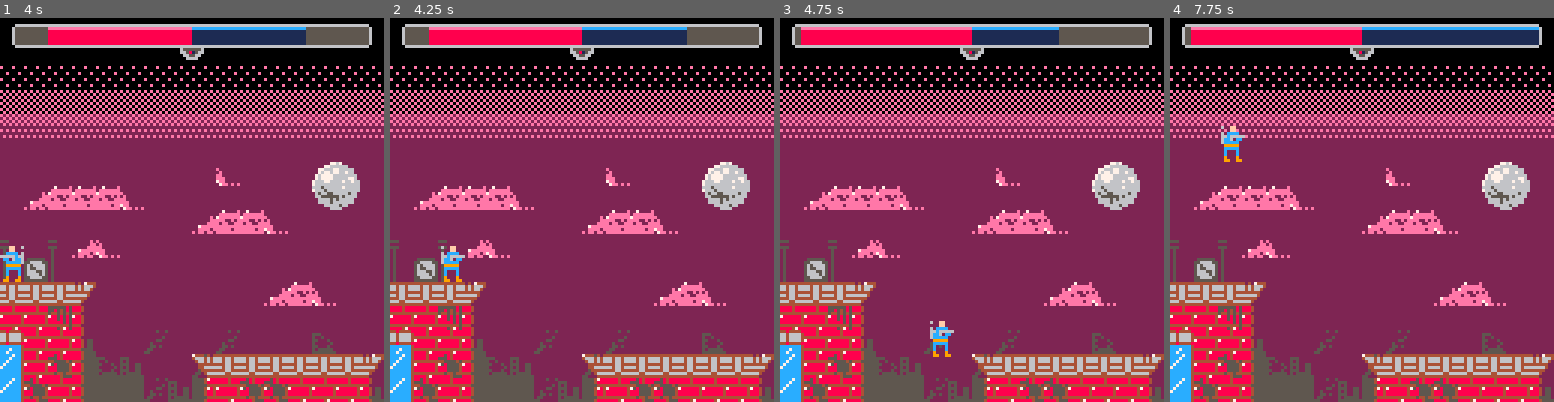
Above: before the commit, frames 1-4 (left to right).
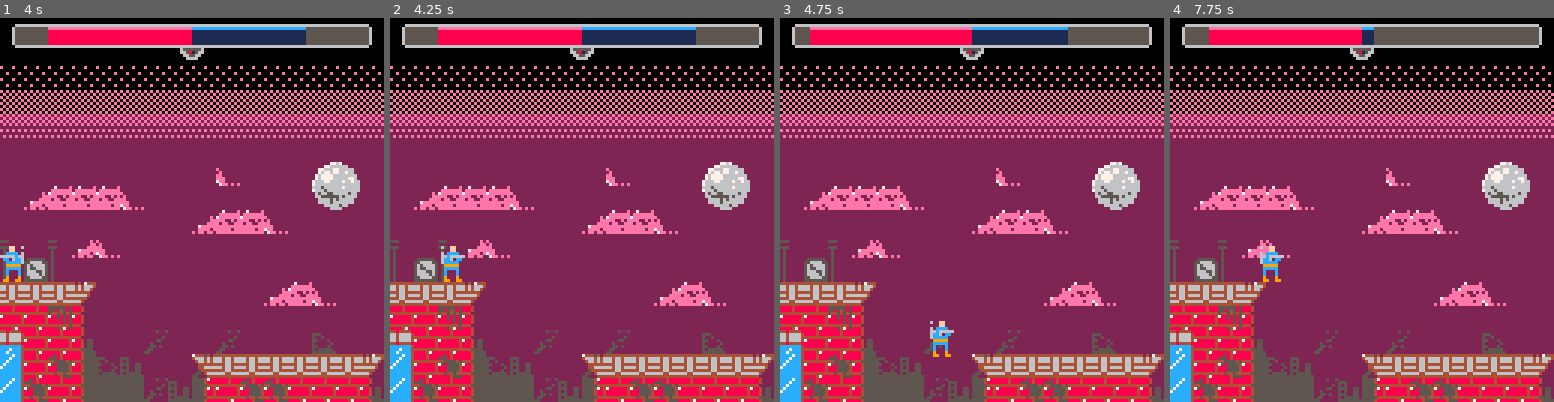
Above: after the commit, the same moments.

Repository: evanminto/ludum-dare-44
Game: PICO-8 cartridge ludum-dare-44.p8
The game is run twice, just before and just after one commit, with the same random seed, the same clock (stepped at 60 frames per second) and the same inputs.
Inputs:
- Up to frame 1 (4 s): tap X (X key) at 0.33, 1.07, 1.85, 2.97 s; tap O (Z key) at 0.7, 1.7, 2.1, 2.5, 2.9, 3.3, 3.7 s; hold Right 1.6-2.1 s; hold Up 2.15-2.42 s; hold Right 2.47-3.03 s; hold Left 3.08-3.58 s
- Up to frame 2 (4.25 s): hold Right from 4.02 s (still down); tap X (X key) at 4.08 s; tap O (Z key) at 4.1 s
- Up to frame 3 (4.75 s): tap O (Z key) at 4.5 s; release Right at 4.68 s; hold Up from 4.73 s (still down)
- Up to frame 4 (7.75 s): tap O (Z key) every 0.4 s from 4.9 to 7.7 s; release Up at 5.03 s; hold Left 5.08-5.68 s; tap X (X key) at 5.2, 6.32, 7.43 s; hold Right 6.08-6.58 s; hold Right 6.63-7.13 s; hold Up 7.18-7.45 s; hold Right from 7.5 s (still down)

Frame 1 is identical in both runs. In frame 2, 0.2% of the frame differs, in the area x 10-80%, y 2-8%; in frame 3, 0.2%; in frame 4, 2.8%, in the area x 5-97%, y 2-69%.

Commit message:
Play conversion sfx

Diff:
--- a/ludum-dare-44.p8
+++ b/ludum-dare-44.p8
@@ -160,6 +160,9 @@
   p.holdingjumpbutton = false
   p.jumpblocked = false
 
+  p.health2timesfxplayed = false
+  p.time2healthsfxplayed = false
+
   p.facingleft = false
 
   p.xmin = 0
@@ -287,9 +290,27 @@
   end
 
   if btn(4) then
-    self:time2health()
-  elseif btn(5) then
-    self:health2time()
+    if not btn(5) then
+      self:time2health()
+      if not self.time2healthsfxplayed then
+        sfx(1)
+        self.time2healthsfxplayed = true
+      end
+    end
+  else
+      self.time2healthsfxplayed = false
+  end
+
+  if btn(5) then
+    if not btn(4) then
+      self:health2time()
+      if not self.health2timesfxplayed then
+        sfx(2)
+        self.health2timesfxplayed = true
+      end
+    end
+  else
+      self.health2timesfxplayed = false
   end
 
   self.vel.y += gravity
